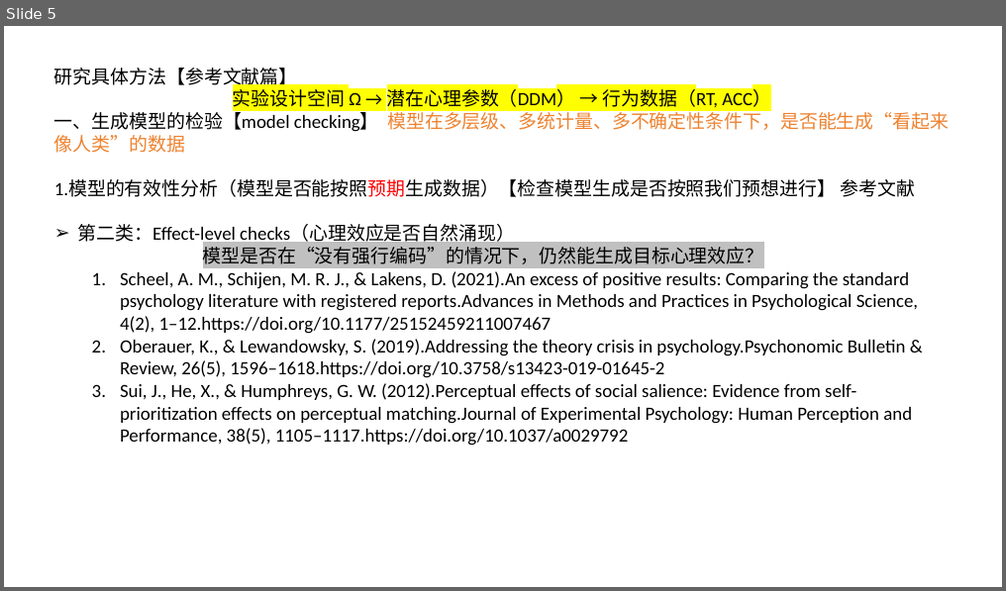
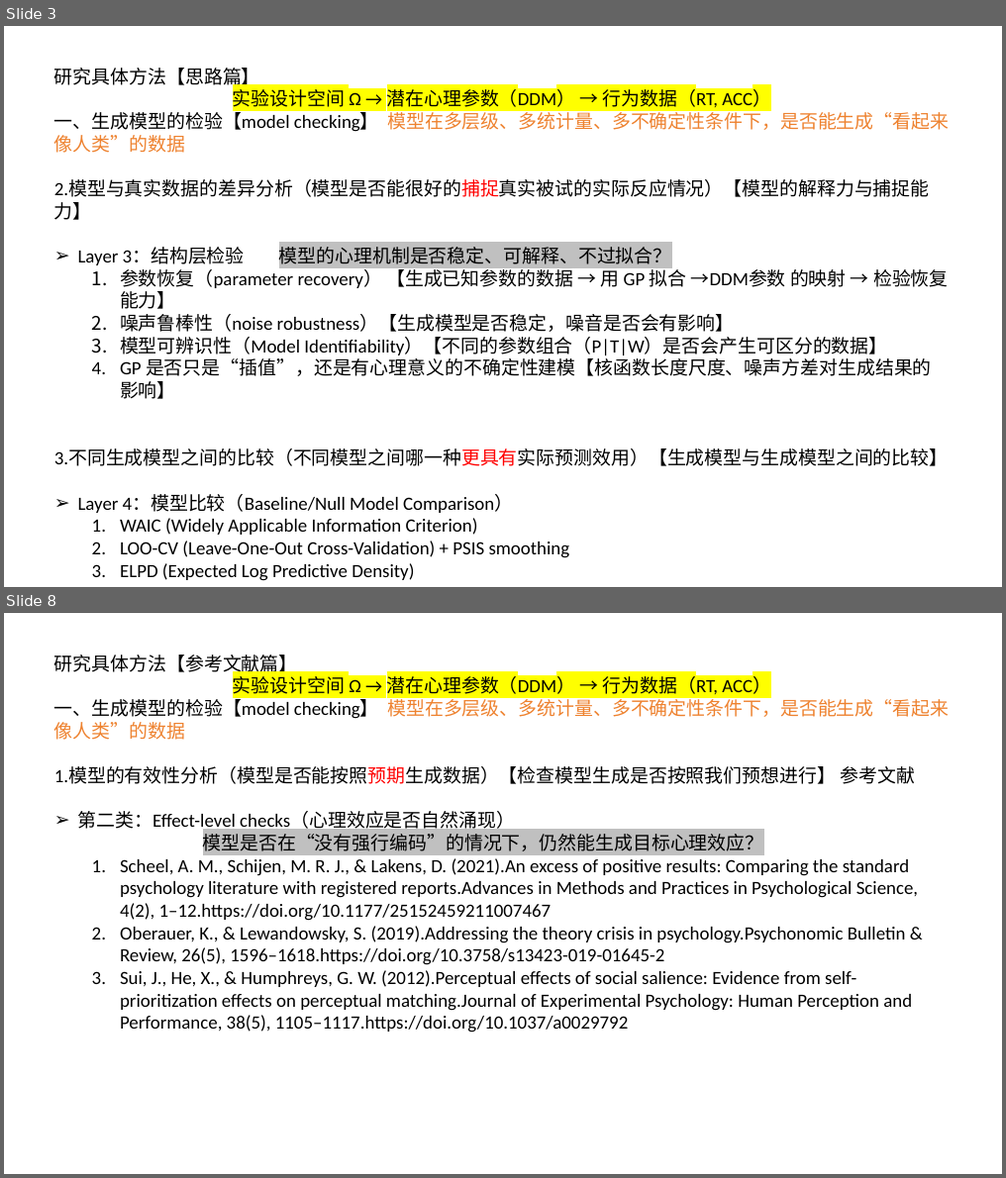
Before and after one commit to Fanzhaoli/Guassion_Process-and-Experiment_Design, a slide deck: 4_Reports/Study_Method.pptx. Shown one above the other, each under a label of ours: slide 5 before the commit, slides 3 and 8 after it; the slides between them are not shown. The pictures are 1006x591 and 1006x1178 pixels, drawn with LibreOffice and Linux fonts; fonts in the diff are those of the drawing. Boxes give left, top, right and bottom in pixels: in the first picture for what was removed or moved away, otherwise in the second. Text is boxed around its words. In the diff, an @@ line names an element or a change of style, - is before the commit and + after.

```diff
--- a/4_Reports/Study_Method.pptx
+++ b/4_Reports/Study_Method.pptx
@@ slide 3 added at [4,26,1002,587], background #FFFFFF @@
@@ text added at [54,68,948,559], 18 pt, text #000000 @@
+研究具体方法【思路篇】
+实验设计空间 Ω → 潜在心理参数（DDM） → 行为数据（RT, ACC）
+一、生成模型的检验【model checking】 模型在多层级、多统计量、多不确定性条件下，是否能生成“看起来像人类”的数据
+2.模型与真实数据的差异分析（模型是否能很好的捕捉真实被试的实际反应情况）【模型的解释力与捕捉能力】
+➢ Layer 3：结构层检验 模型的心理机制是否稳定、可解释、不过拟合？
+  1. 参数恢复（parameter recovery） 【生成已知参数的数据 → 用 GP 拟合 →DDM参数 的映射 → 检验恢复能力】
+  2. 噪声鲁棒性（noise robustness）【生成模型是否稳定，噪音是否会有影响】
+  3. 模型可辨识性（Model Identifiability）【不同的参数组合（P|T|W）是否会产生可区分的数据】
+  4. GP 是否只是“插值”，还是有心理意义的不确定性建模【核函数长度尺度、噪声方差对生成结果的影响】
+  3.不同生成模型之间的比较（不同模型之间哪一种更具有实际预测效用）【生成模型与生成模型之间的比较】
+➢ Layer 4：模型比较（Baseline/Null Model Comparison）
+  1. WAIC (Widely Applicable Information Criterion)
+  2. LOO-CV (Leave-One-Out Cross-Validation) + PSIS smoothing
+  3. ELPD (Expected Log Predictive Density)
@@ what was slide 5 is now slide 8 @@
```
Also in this commit, not shown: 4 slides changed, 2 other slides added, 9 other files.
